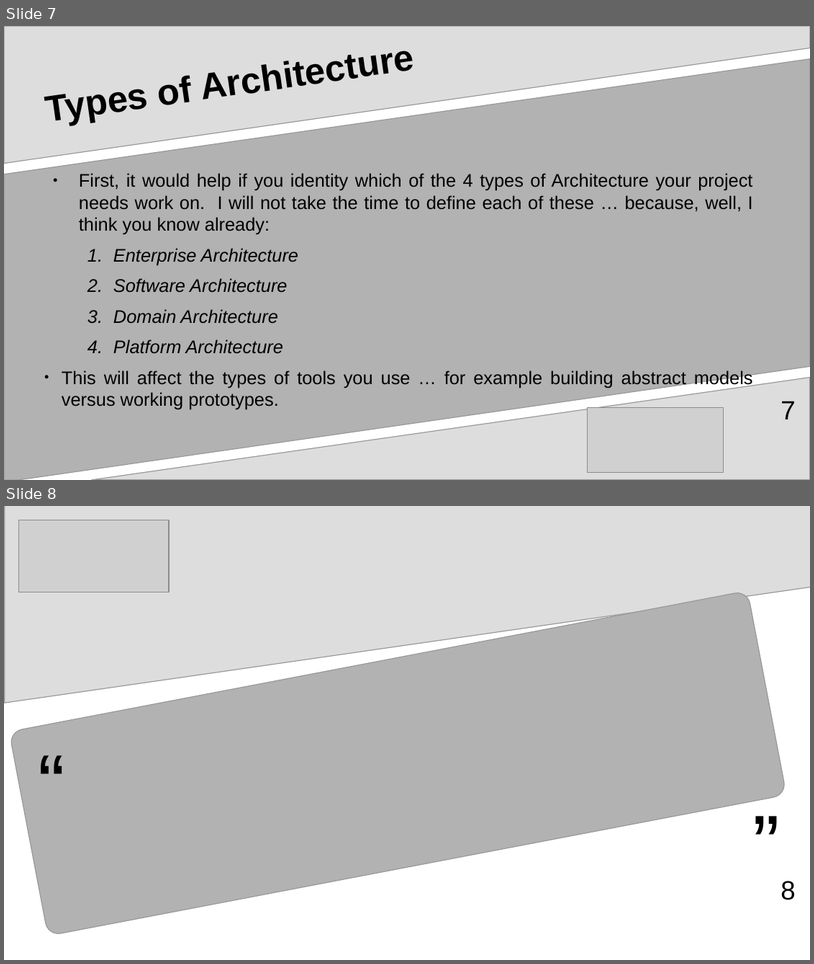
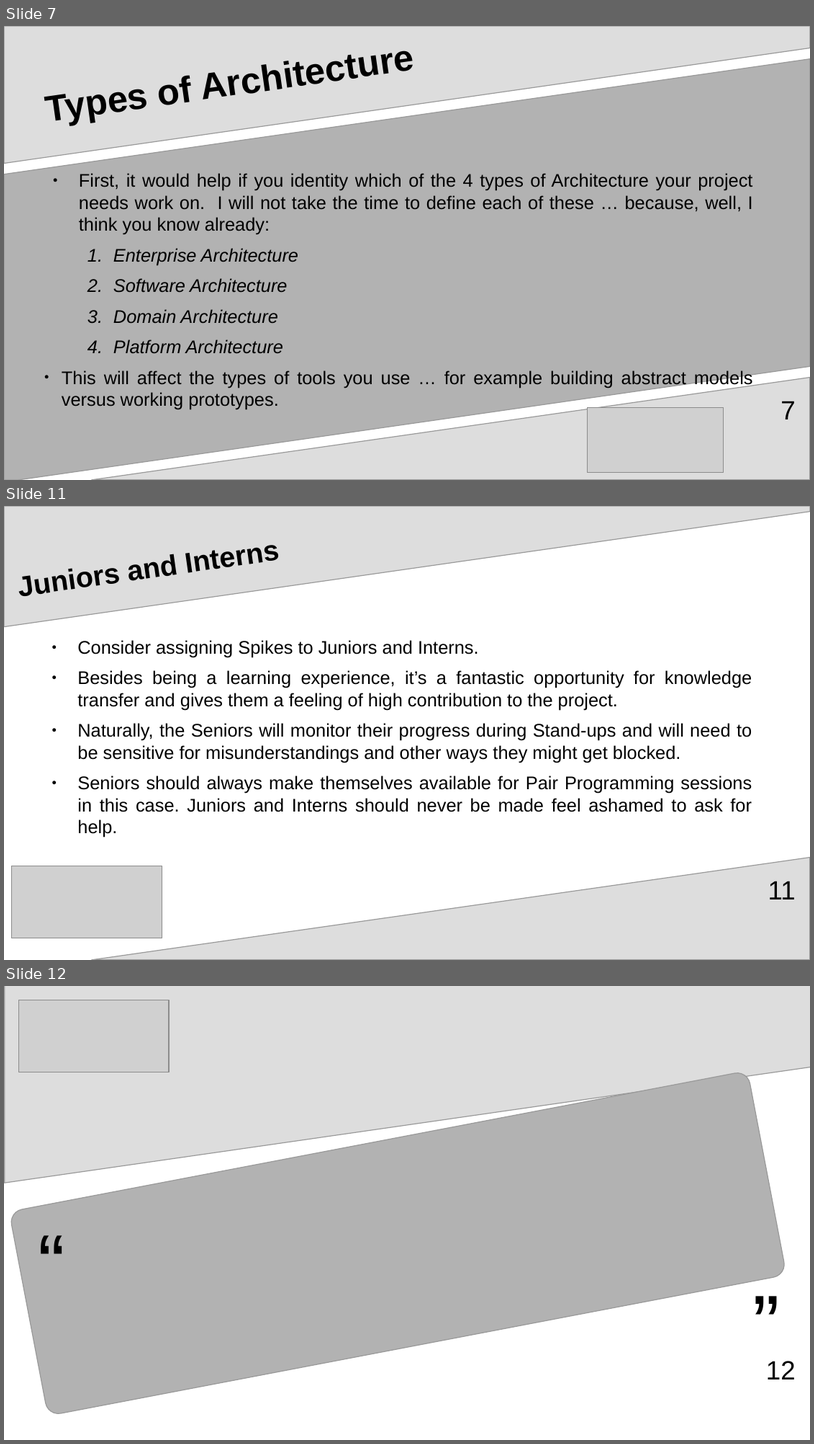
Before and after one commit to aventinesolutions/awsvsgcp-channel, a slide deck: ep001-ArchitectureDecisions/ep001-ArchitectureDecisions.odp. Shown one above the other, each under a label of ours: slides 7 and 8 before the commit, slides 7, 11 and 12 after it; the slides between them are not shown. The pictures are 814x964 and 814x1444 pixels, drawn with LibreOffice and Linux fonts; fonts in the diff are those of the drawing; grey boxes stand for pictures. Boxes give left, top, right and bottom in pixels: in the first picture for what was removed or moved away, otherwise in the second. Text is boxed around its words. In the diff, an @@ line names an element or a change of style, - is before the commit and + after.

```diff
--- a/ep001-ArchitectureDecisions/ep001-ArchitectureDecisions.odp
+++ b/ep001-ArchitectureDecisions/ep001-ArchitectureDecisions.odp
@@ slide 11 added at bbox=[4, 506, 810, 960], background #FFFFFF; not listed: 1 template element that a slide beside it also shows @@
@@ freeform shape added at bbox=[4, 506, 810, 627], fill #DDDDDD, outline #999999 0.85 pt @@
@@ title added at bbox=[15, 506, 738, 640], 28 pt, text #000000, bold @@
+Juniors and Interns
@@ text added at bbox=[77, 640, 752, 837], 18 pt, text #000000 @@
+● Consider assigning Spikes to Juniors and Interns.
+● Besides being a learning experience, it’s a fantastic opportunity for knowledge transfer and gives them a feeling of high contribution to the project.
+● Naturally, the Seniors will monitor their progress during Stand-ups and will need to be sensitive for misunderstandings and other ways they might get blocked.
+● Seniors should always make themselves available for Pair Programming sessions in this case. Juniors and Interns should never be made feel ashamed to ask for help.
@@ picture added at bbox=[11, 866, 162, 938] @@
@@ page number added at bbox=[769, 880, 796, 899], 26 pt, text #000000 @@
+11
@@ what was slide 8 is now slide 12 @@
@@ page number at bbox=[766, 1360, 796, 1379]: text changed @@
-8
+12
```
Also in this commit, not shown: 1 slide changed, 3 other slides added, 1 other file.
